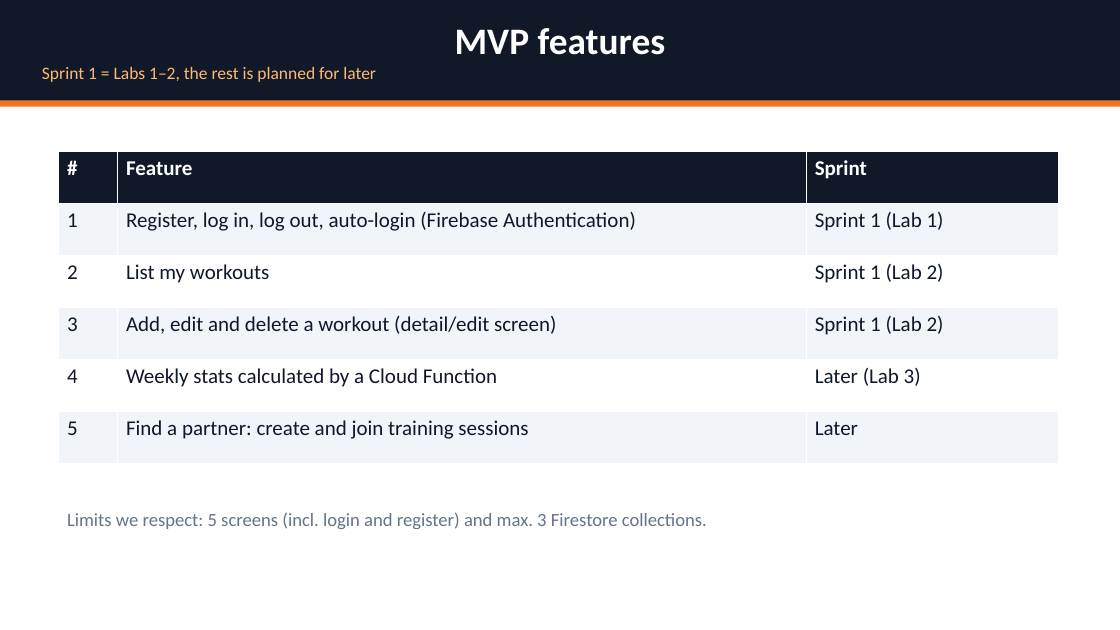
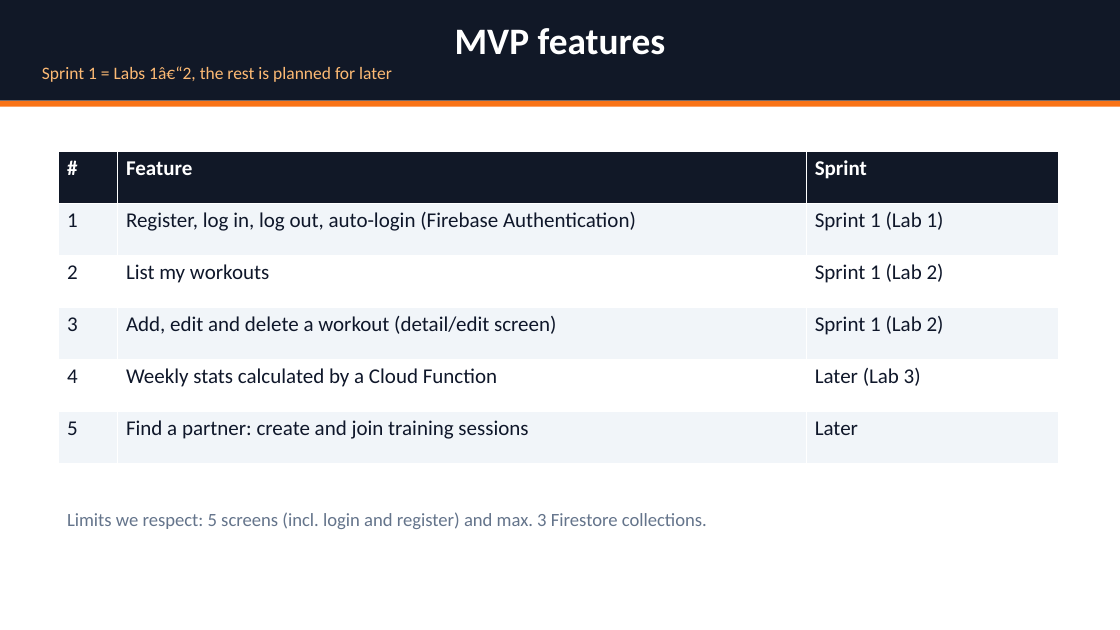
Before and after one commit to Ozodiy/gymbuddy-app, a slide deck: slide 4 of docs/presentation/GymBuddy_Lab1_Presentation.pptx (slide 5 before the commit). Drawn at 1120x630 pixels with LibreOffice and Linux fonts; fonts in the diff are those of the drawing. Boxes give left, top, right and bottom in pixels: in the first picture for what was removed or moved away, otherwise in the second. Text is boxed around its words. In the diff, an @@ line names an element or a change of style, - is before the commit and + after.

```diff
--- a/docs/presentation/GymBuddy_Lab1_Presentation.pptx
+++ b/docs/presentation/GymBuddy_Lab1_Presentation.pptx
@@ text in rectangle at bbox=[42, 66, 392, 82]: text changed @@
-Sprint 1 = Labs 1–2, the rest is planned for later
+Sprint 1 = Labs 1â€“2, the rest is planned for later
```
Also in this commit, not shown: 12 other slides changed, 2 slides removed, 7 other files.
